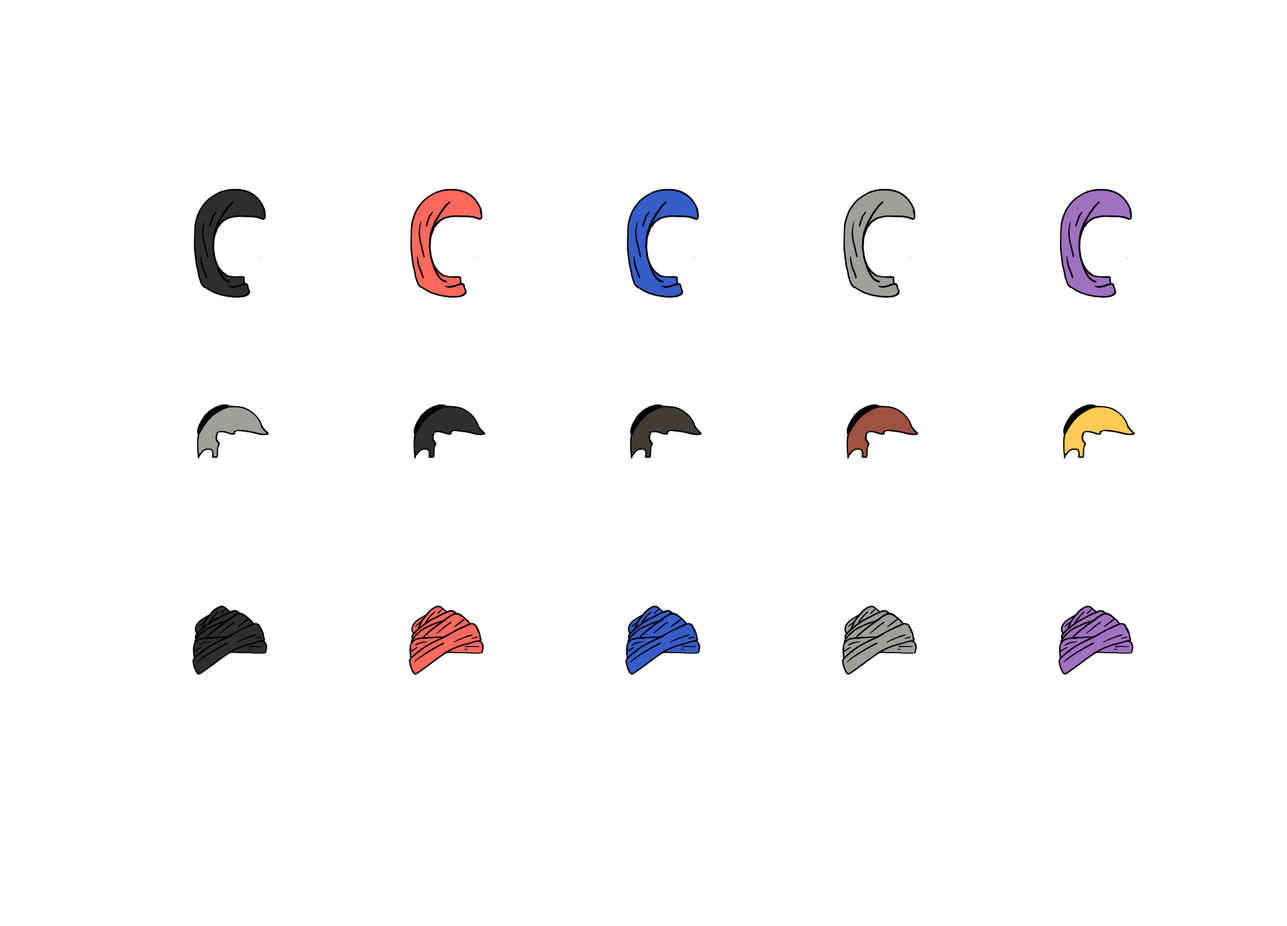
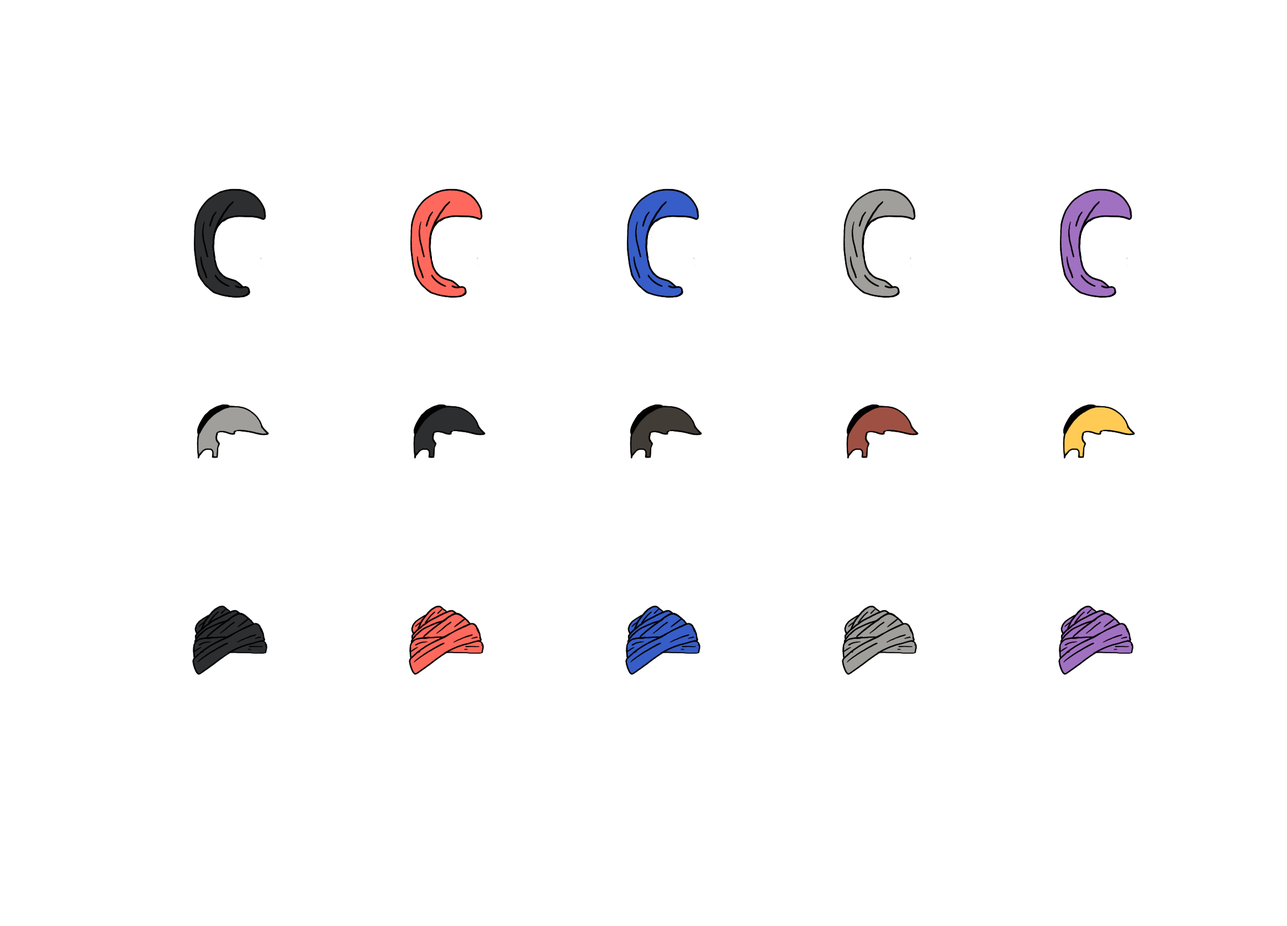
The second (1287, 926) image is a revision of the first. Changes to its layers:
removed layer "Layer 86" (1st of 5, in "01_05") from group "01_05" over [1062, 215, 1117, 294]
removed layer "Layer 85" from group "01_05" over [1062, 215, 1117, 294]
added layer "Layer 106" (1st of 5, in "01_05") in group "01_05" over [1062, 215, 1117, 294]
added layer "Layer 105" in group "01_05" over [1062, 215, 1117, 294]
removed layer "Layer 86" (2nd of 5, in "01_04") from group "01_04" over [845, 215, 900, 294]
removed layer "Layer 84" from group "01_04" over [845, 215, 900, 294]
added layer "Layer 106" (2nd of 5, in "01_04") in group "01_04" over [845, 215, 900, 294]
added layer "Layer 104" in group "01_04" over [845, 215, 900, 294]
removed layer "Layer 86" (3rd of 5, in "01_03") from group "01_03" over [629, 215, 684, 294]
removed layer "Layer 83" from group "01_03" over [629, 215, 684, 294]
added layer "Layer 106" (3rd of 5, in "01_03") in group "01_03" over [629, 215, 684, 294]
added layer "Layer 103" in group "01_03" over [629, 215, 684, 294]
removed layer "Layer 86" (4th of 5, in "01_02") from group "01_02" over [412, 215, 467, 294]
removed layer "Layer 82" from group "01_02" over [412, 215, 467, 294]
added layer "Layer 106" (4th of 5, in "01_02") in group "01_02" over [412, 215, 467, 294]
added layer "Layer 102" in group "01_02" over [412, 215, 467, 294]
removed layer "Layer 86" (5th of 5, in "01_01") from group "01_01" over [196, 215, 251, 294]
removed layer "Layer 81" from group "01_01" over [196, 215, 251, 294]
added layer "Layer 106" (5th of 5, in "01_01") in group "01_01" over [196, 215, 251, 294]
added layer "Layer 101" in group "01_01" over [196, 215, 251, 294]
